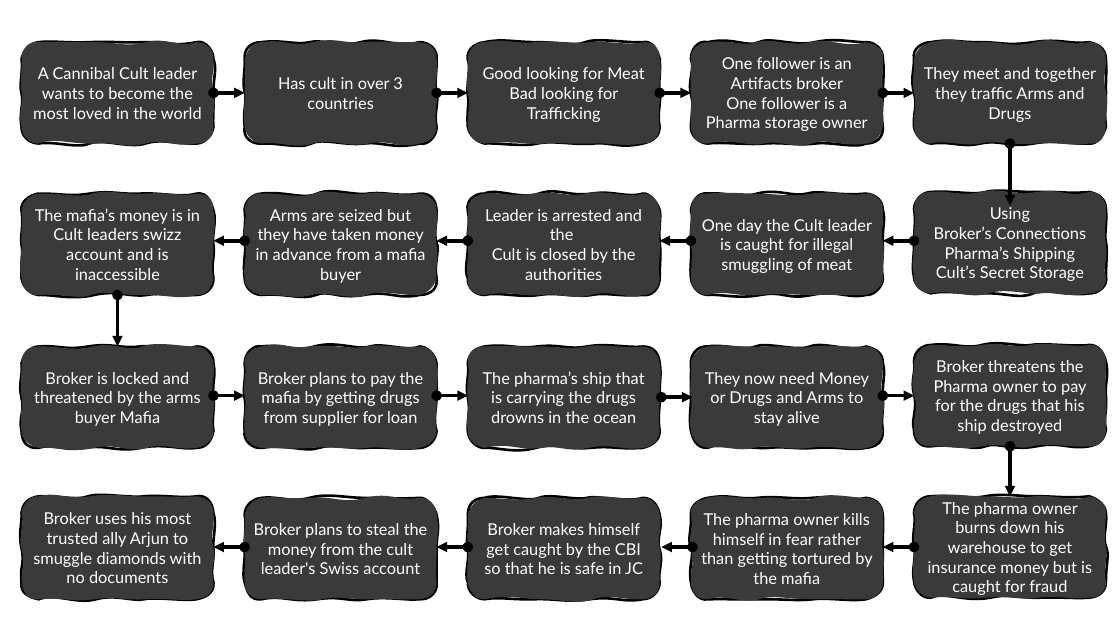
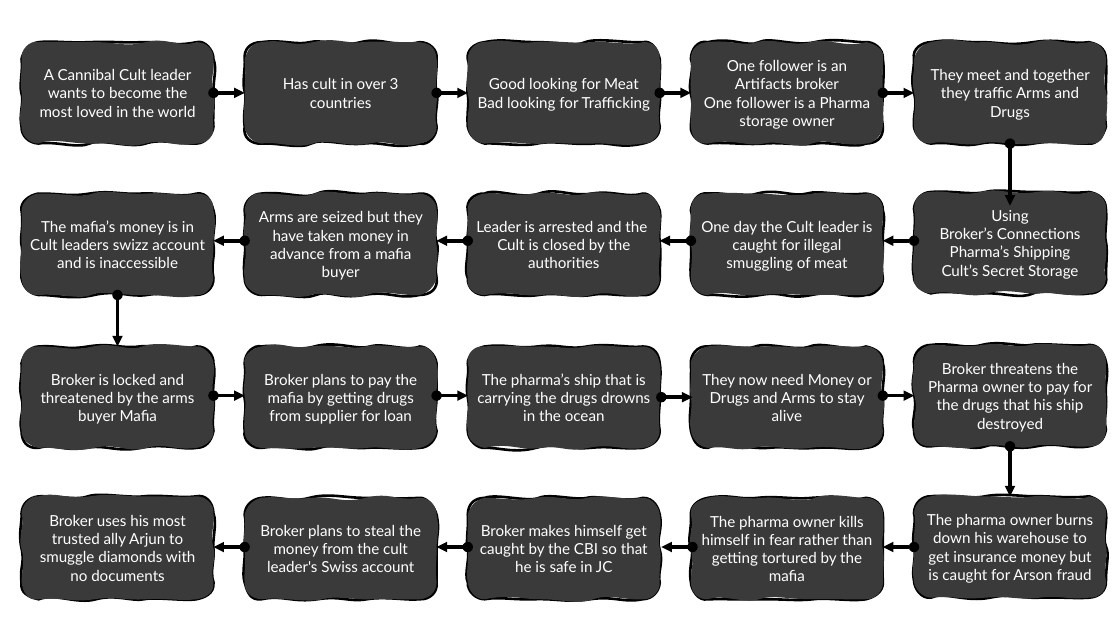
Before and after one commit to arya-prakyath/the-a-films, a slide deck: slide 5 of THE_A_Ideas/Innocent Gems/Innocent Gems - Flows.pptx. Drawn at 1120x630 pixels with LibreOffice and Linux fonts; fonts in the diff are those of the drawing. Boxes give left, top, right and bottom in pixels: in the first picture for what was removed or moved away, otherwise in the second. Text is boxed around its words. In the diff, an @@ line names an element or a change of style, - is before the commit and + after.

```diff
--- a/THE_A_Ideas/Innocent Gems/Innocent Gems - Flows.pptx
+++ b/THE_A_Ideas/Innocent Gems/Innocent Gems - Flows.pptx
@@ size 14 to 13 pt in 19 elements at (22, 42, 214, 144), (245, 42, 437, 144), (468, 42, 660, 144), (691, 42, 884, 144), (914, 42, 1107, 144), (22, 193, 214, 295), (245, 193, 437, 295), (468, 193, 660, 295), (691, 193, 884, 295), (914, 192, 1107, 294), (22, 347, 214, 449), (245, 347, 437, 449), (468, 346, 660, 448), (691, 346, 884, 448), (914, 345, 1107, 447), (22, 497, 214, 600), (245, 498, 437, 600), (468, 498, 660, 600), (691, 498, 884, 600) @@
@@ text in freeform shape at (927, 514, 1093, 583): text changed; size 14 to 13 pt @@
-The pharma owner burns down his warehouse to get insurance money but is caught for fraud
+The pharma owner burns down his warehouse to get insurance money but is caught for Arson fraud
```
Also in this commit, not shown: 2 other slides changed, 1 slide added, 1 slide removed, 1 other file.
